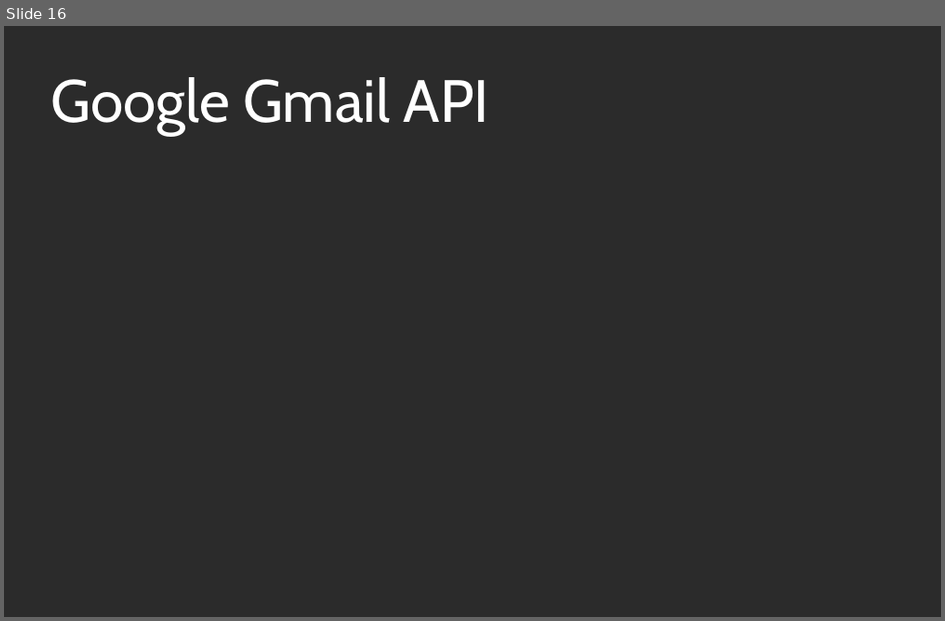
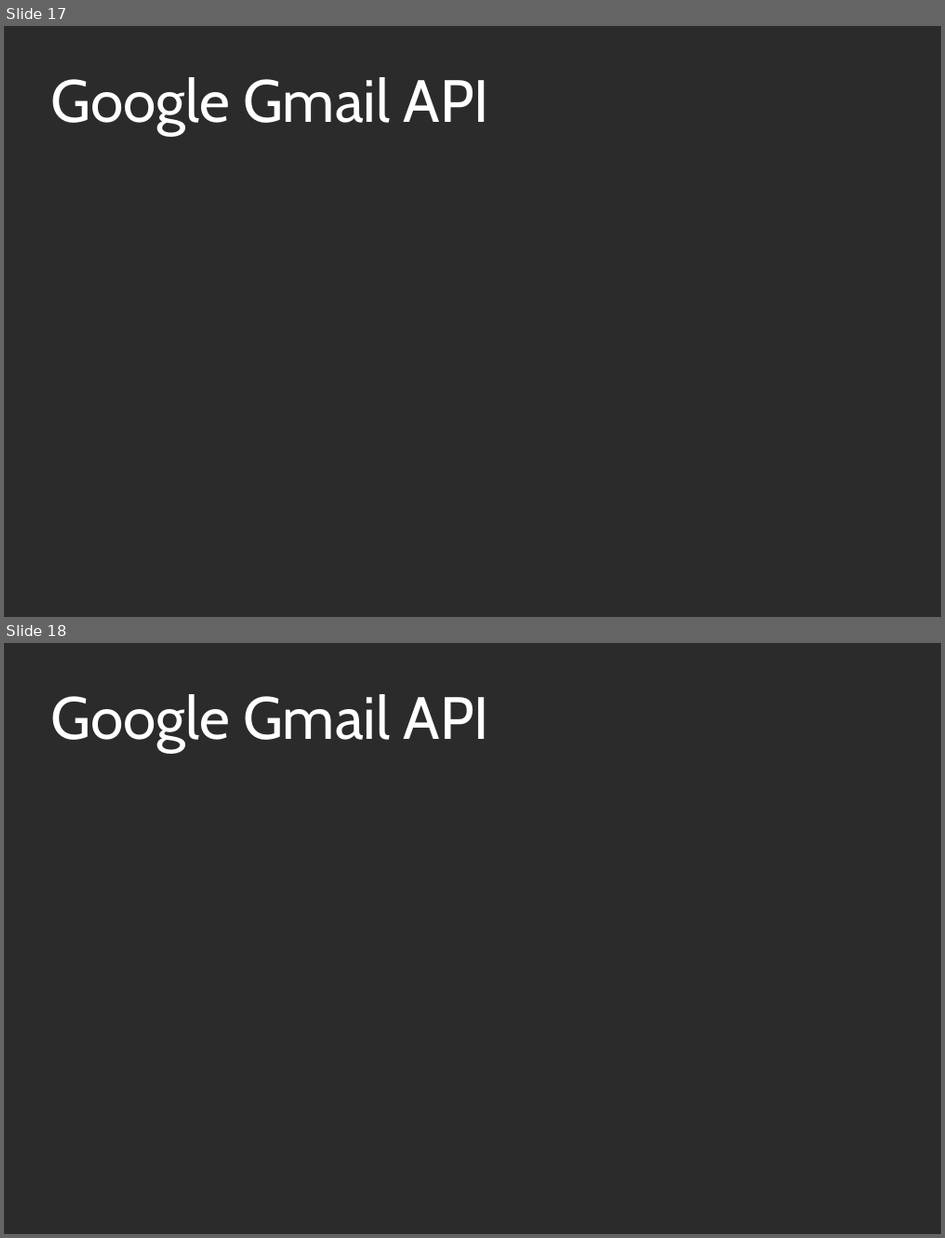
Before and after one commit to iv17/MScThesis, a slide deck: IvanaSavinPresentation.odp. Shown one above the other, each under a label of ours: slide 16 before the commit, slides 17 and 18 after it. The pictures are 945x621 and 945x1238 pixels, drawn with LibreOffice and Linux fonts; fonts in the diff are those of the drawing; background and template pictures are left out; a plain dark background stands for a picture behind light text. Boxes give left, top, right and bottom in pixels: in the first picture for what was removed or moved away, otherwise in the second. Text is boxed around its words. In the diff, an @@ line names an element or a change of style, - is before the commit and + after.

```diff
--- a/IvanaSavinPresentation.odp
+++ b/IvanaSavinPresentation.odp
@@ slide 18 added at (4, 643, 941, 1234), background picture (left out) @@
@@ title added at (50, 694, 489, 753), 60 pt, text #FFFFFF @@
+Google Gmail API
@@ what was slide 16 is now slide 17 @@
```
Also in this commit, not shown: 1 other slide added, 1 other file.
